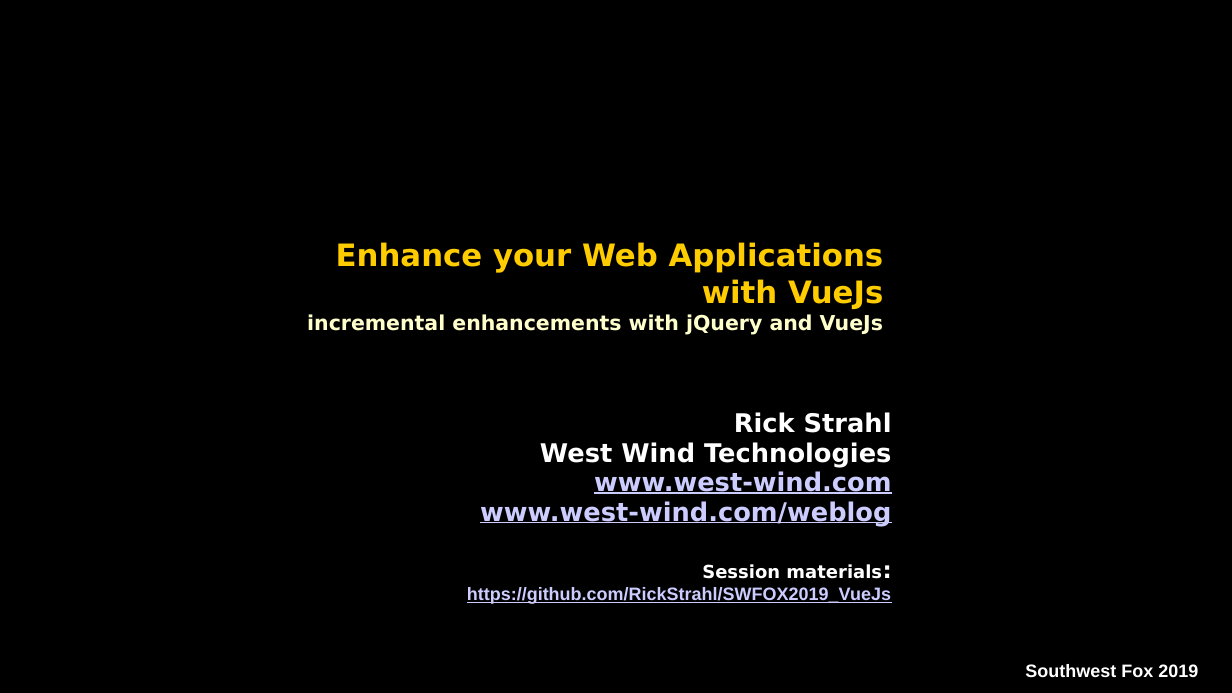
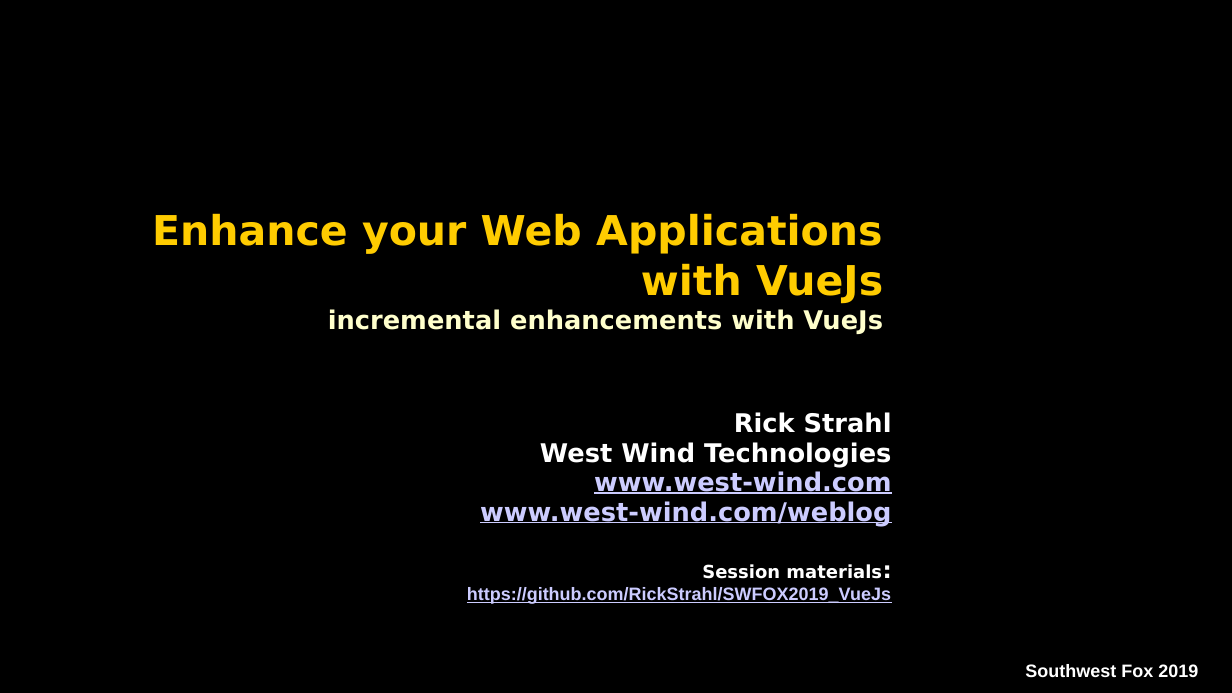
Before and after one commit to RickStrahl/SWFOX2019_Vue, a slide deck: slide 1 of Documents/Strahl_VueEnhanceWebApplications.pptx. Drawn at 1232x693 pixels with LibreOffice and Linux fonts; fonts in the diff are those of the drawing; background and template pictures are left out. Boxes give left, top, right and bottom in pixels: in the first picture for what was removed or moved away, otherwise in the second. Text is boxed around its words. In the diff, an @@ line names an element or a change of style, - is before the commit and + after.

```diff
--- a/Documents/Strahl_VueEnhanceWebApplications.pptx
+++ b/Documents/Strahl_VueEnhanceWebApplications.pptx
@@ title at (x1=152, y1=213, x2=883, y2=334): text changed; size 16 to 32 pt; text colour #FFFFCC to #FFCC00 @@
-Enhance your Web Applications
-with VueJs
-incremental enhancements with jQuery and VueJs
+Enhance your Web Applications
+with VueJs
+incremental enhancements with VueJs
```
Also in this commit, not shown: 11 other slides changed, 1 slide added, 24 other files.
